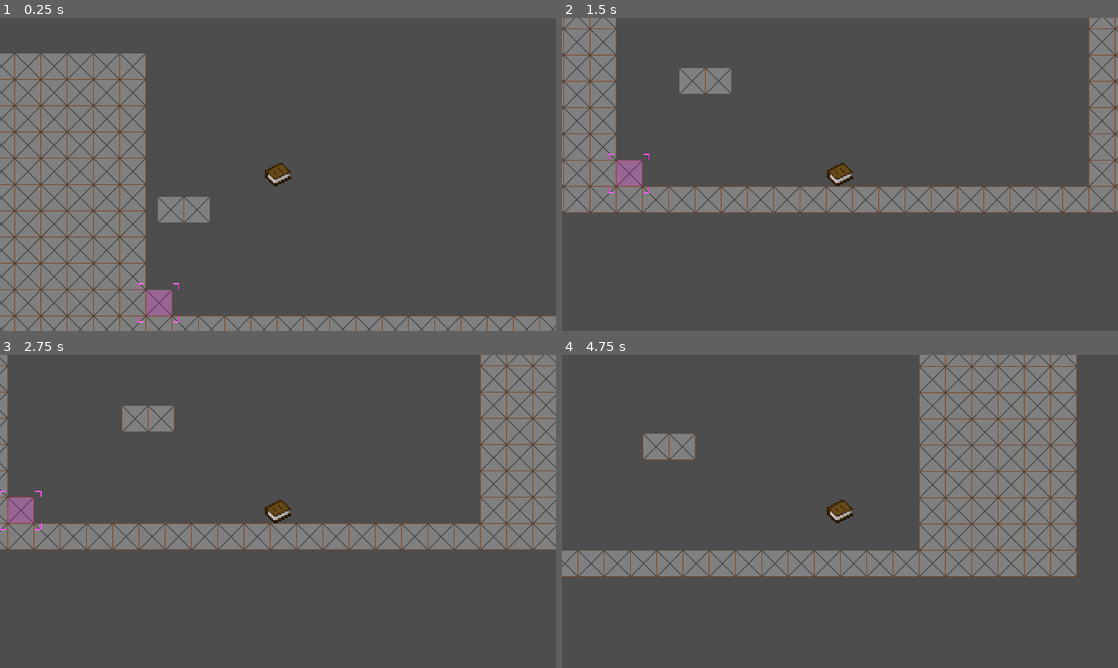
Above: before the commit, frames 1-4 (two rows, left to right).
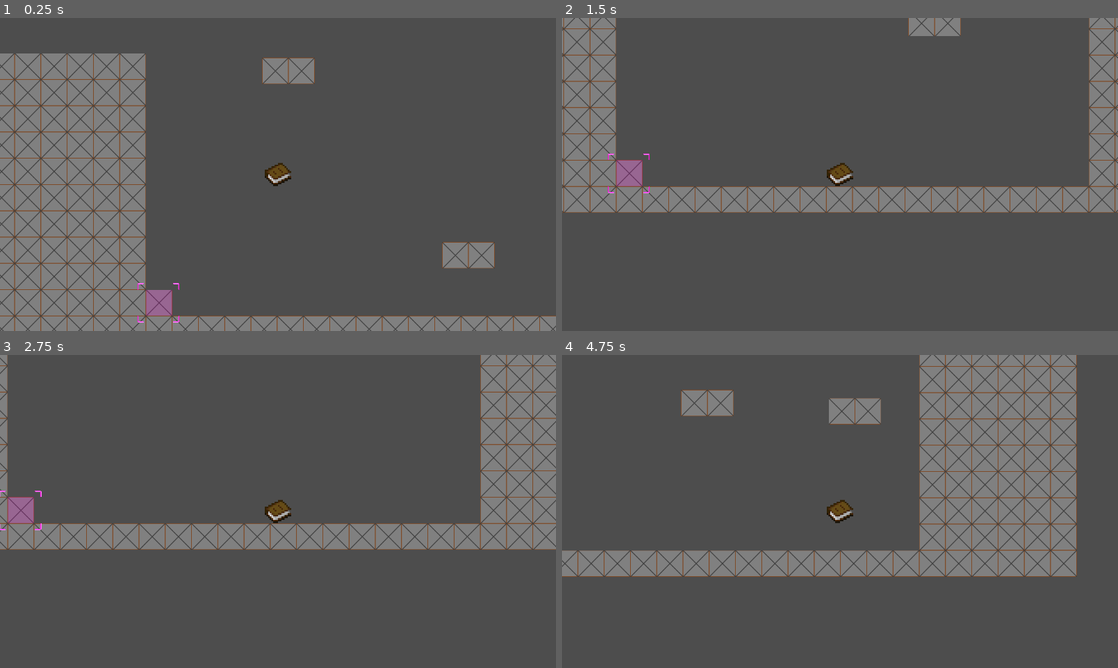
Above: after the commit, the same moments.

Repository: Arti-Dev/LucidNightmaresDemo
Game: Godot game, scene res://scenes/level.tscn
Same seed, same stepped clock (60 frames per second), same inputs: the game is played once before the commit and once after it.
Inputs:
- Up to frame 1 (0.25 s): no input
- Up to frame 2 (1.5 s): hold D (PlayerRight) from 0.53 s (still down); tap Q (Q) at 0.6 s; tap Space (PlayerJump) at 0.77 s; tap Tab (Tab) at 1.35 s
- Up to frame 3 (2.75 s): tap Space (PlayerJump) at 1.52 s; release D (PlayerRight) at 2.03 s; hold A (PlayerLeft) from 2.03 s (still down); tap Q (Q) at 2.1 s
- Up to frame 4 (4.75 s): release A (PlayerLeft) at 2.78 s; hold D (PlayerRight) 2.78-4.28 s; tap Tab (Tab) at 2.85, 4.35 s; tap Space (PlayerJump) at 3.02, 3.77, 4.52 s; tap Q (Q) at 3.6 s; hold A (PlayerLeft) from 4.28 s (still down)

The runs differ from the first frame. In frame 1, 2.2% of the frame differs, in the area x 28-89%, y 12-80%; in frame 2, 1.2%; in frame 3, 0.7%; in frame 4, 2.2%, in the area x 14-58%, y 11-34%.

Commit message:
Update level.tscn

Diff:
--- a/scenes/level.tscn
+++ b/scenes/level.tscn
@@ -29,11 +29,17 @@
 sources/0 = SubResource("TileSetAtlasSource_87rnx")
 sources/1 = SubResource("TileSetScenesCollectionSource_vljlh")
 
-[sub_resource type="Curve2D" id="Curve2D_sr0ws"]
+[sub_resource type="Curve2D" id="Curve2D_5oh4b"]
 _data = {
-"points": PackedVector2Array(0, 0, 0, 0, 1, 24, 0, 0, 0, 0, 585, 32, 0, 0, 0, 0, 587, 146, 0, 0, 0, 0, 8, 145, 0, 0, 0, 0, 1, 24, 0, 0, 0, 0, -23, 185)
+"points": PackedVector2Array(-306.161, -2.51984, 306.161, 2.51984, 256, -314, -1.25992, -234.345, 1.25992, 234.345, 568, -28, 264.583, 2.51984, -264.583, -2.51984, 248, 206, 2.51984, 143.631, -2.51984, -143.631, -15, -48, -269.623, 0, 269.623, 0, 256, -314)
 }
-point_count = 6
+point_count = 5
+
+[sub_resource type="Curve2D" id="Curve2D_tteih"]
+_data = {
+"points": PackedVector2Array(0, 0, 0, 0, -114, 33, 0, 0, 0, 0, -133, -440, 0, 0, 0, 0, 100, -445, 0, 0, 0, 0, 86, 38, 0, 0, 0, 0, -114, 33)
+}
+point_count = 5
 
 [node name="Level" type="Node2D"]
 
@@ -51,5 +57,9 @@
 
 [node name="platform" parent="." instance=ExtResource("5_vpwjr")]
 position = Vector2(2948, 453)
-scale = Vector2(1, 1)
-curve = SubResource("Curve2D_sr0ws")
+curve = SubResource("Curve2D_5oh4b")
+
+[node name="otherplatform" parent="." instance=ExtResource("5_vpwjr")]
+position = Vector2(3782, 602)
+curve = SubResource("Curve2D_tteih")
+speed = 200
Not shown: 1 places in scenes/level.tscn that only renumber resources
